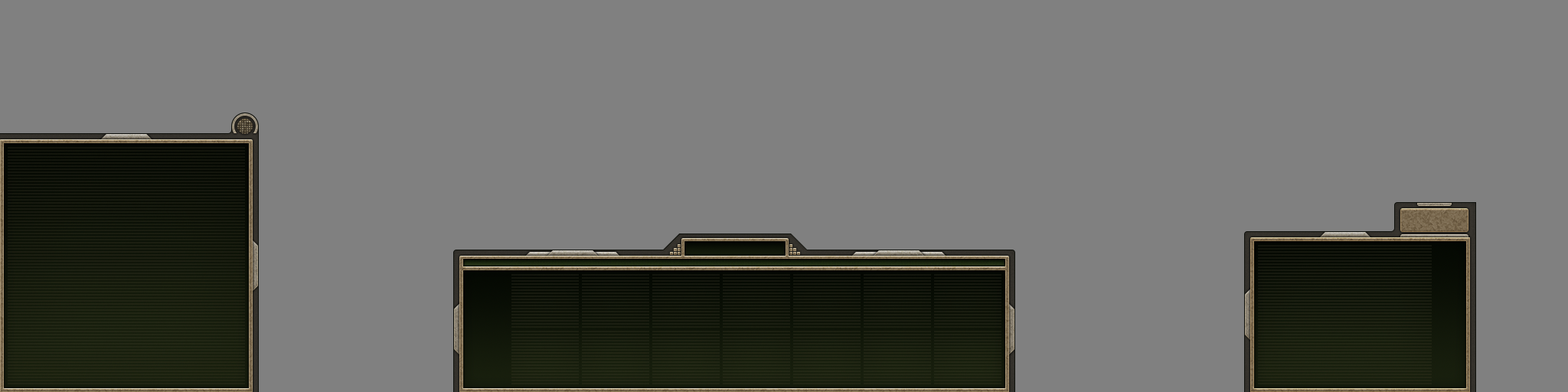
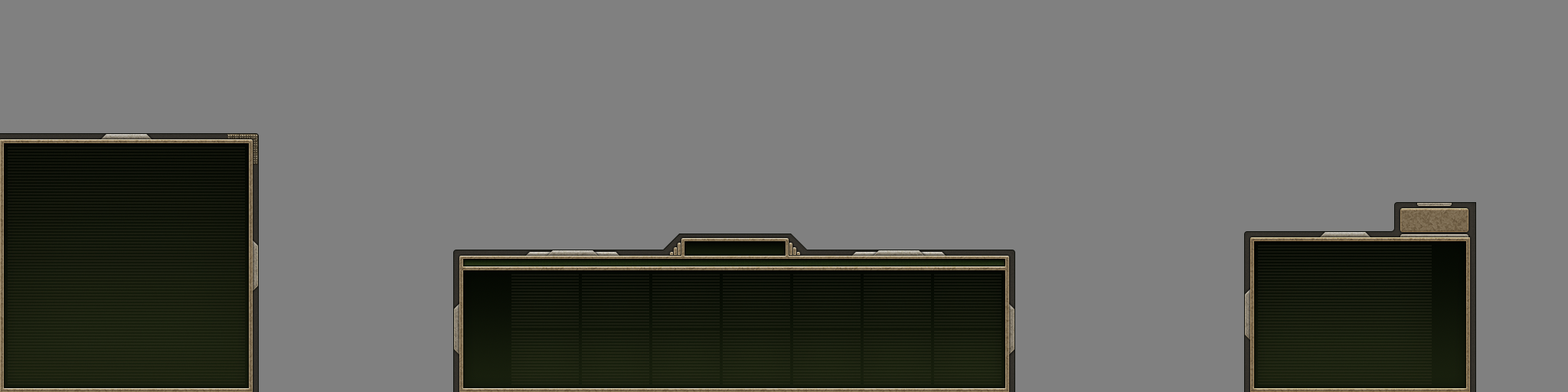
Revision of a layered w=1568, h=392 image; what changed, layer by layer:
added group "alarm" with 6 layers in group "outer" over [227, 133, 259, 165]
removed group "alarm off" (2 layers) from group "outer" over [237, 118, 253, 134]
added group "off" with 2 layers in group "alarm" over [227, 133, 259, 165]
moved "alarm top" (2nd of 2, in "radar" › "outer" › "alarm" › "off") into group "off", painted on it over [228, 118, 258, 164]
moved "alarm bottom" (2nd of 2, in "radar" › "outer" › "alarm" › "off") into group "off", painted on it over [227, 118, 259, 165]
painted on "ribbon 1" (1st of 3, in "radar" › "outer") over [231, 113, 259, 134]
painted on "border outer" (1st of 3, in "radar" › "outer") over [228, 112, 259, 137]
painted on "border inner" (2nd of 3, in "production" › "inner") over [669, 242, 801, 255]
painted on "power stripes" over [465, 240, 998, 266]
painted on "power body" over [465, 260, 998, 266]
removed layer "money mosaic" from group "outer" over [669, 244, 801, 255]
